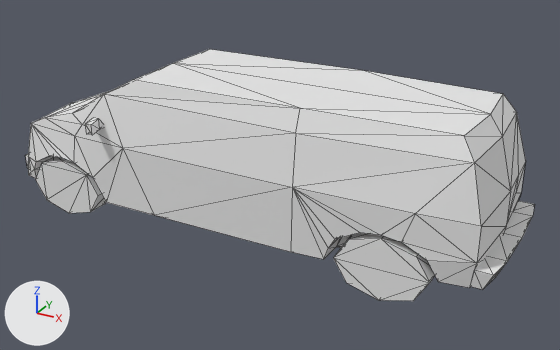
A saved change to the OBJ model GameResources/Meshes/Car4_o2.obj.
One viewpoint serves both versions: a 50 mm camera at (1.83, -6.33, 4.77) aimed at (-1.67, 0.02, 1.59). Lighting does not change. The marker at lower left points along +X, +Y and +Z. Mesh edges are drawn as thin lines. Where no turn or scale is listed for an object, it has been applied to the vertices.

The first picture shows 'Car4'.
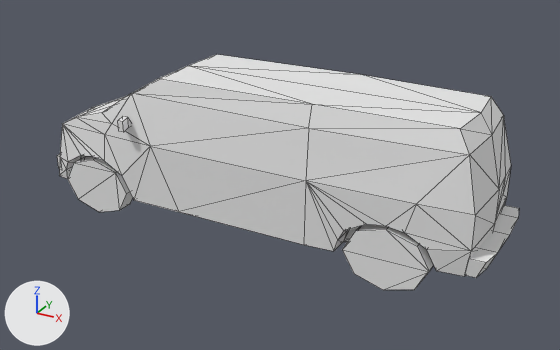
Location of each change, (x1, y1, x2, y2) in pixels of the pictures (560 x 350 px; the box of a moved part takes in the faces that stretch with it):
'Car4', reshaped (9% narrower, 6% shorter)
    before: (26, 49, 535, 301)
    after: (57, 54, 519, 290)
part 1 of me_car4, moved or reshaped
    before: (28, 49, 526, 288)
    after: (59, 54, 511, 276)
part 2 of me_car4, added
    after: (68, 156, 133, 212)
part 3 of me_car4, added
    after: (342, 224, 434, 290)
part 4 of me_car4, rebuilt (17% narrower, 18% shorter)
    before: (470, 201, 535, 290)
    after: (465, 205, 519, 278)
part 5 of me_car4, added
    after: (57, 154, 62, 170)
part 6 of me_car4, deleted
    before: (26, 118, 435, 301)
part 7 of me_car4, added
    after: (118, 116, 130, 132)

The edits, one by one:
me_car4 is used by ob_car4; location (0.0, 0.0, 0.0).
me_car4 had 264 vertices, 476 faces and spanned x -4.59..0.78, y -0.99..0.99, z 1.01..2.6.
me_car4 now has 264 vertices, 380 faces and spans x -4.26..0.67, y -0.77..0.78, z 1.01..2.6.
me_car4 part 1: the loose piece of 136 vertices spanning x -4.59..0.63, y -0.84..0.84, z 1.26..2.6 is scaled about its middle by (0.918, 0.781, 1), then moved by (0.11, 0.0, 0.0).
me_car4 part 2: a new loose piece, an 8-sided cylinder along y spanning x -3.96..-3.14, y -0.64..-0.46, z 1.01..1.62, in mat_car4_mat (its picture is missing).
me_car4 part 3: a new loose piece, an 8-sided cylinder along y spanning x -0.66..0.16, y -0.63..-0.45, z 1.01..1.62, in mat_car4_mat (its picture is missing).
me_car4 part 4: the loose piece of 20 vertices spanning x 0.54..0.78, y -0.75..0.75, z 1.33..1.51 is rebuilt with 20 vertices and now spans x 0.45..0.67, y -0.58..0.59, z 1.33..1.51.
me_car4 part 5: a new loose piece of 20 vertices spanning x -4.26..-4.09, y -0.57..0.58, z 1.36..1.51, in mat_car4_mat (its picture is missing).
me_car4 part 6: 7 loose pieces with 108 vertices, spanning x -4.59..0.22, y -0.99..0.99, z 1.01..2.18, are deleted.
Part 7, on me_car4:
16 vertices are added at x -3.1..-2.99, y -0.77..0.78, z 2.07..2.18.
8 new vertices lie (0.06, 0.0, 0.0) away from vertices in x -3.1, y -0.64..0.64, z 2.07..2.18.
18 new faces join them.
